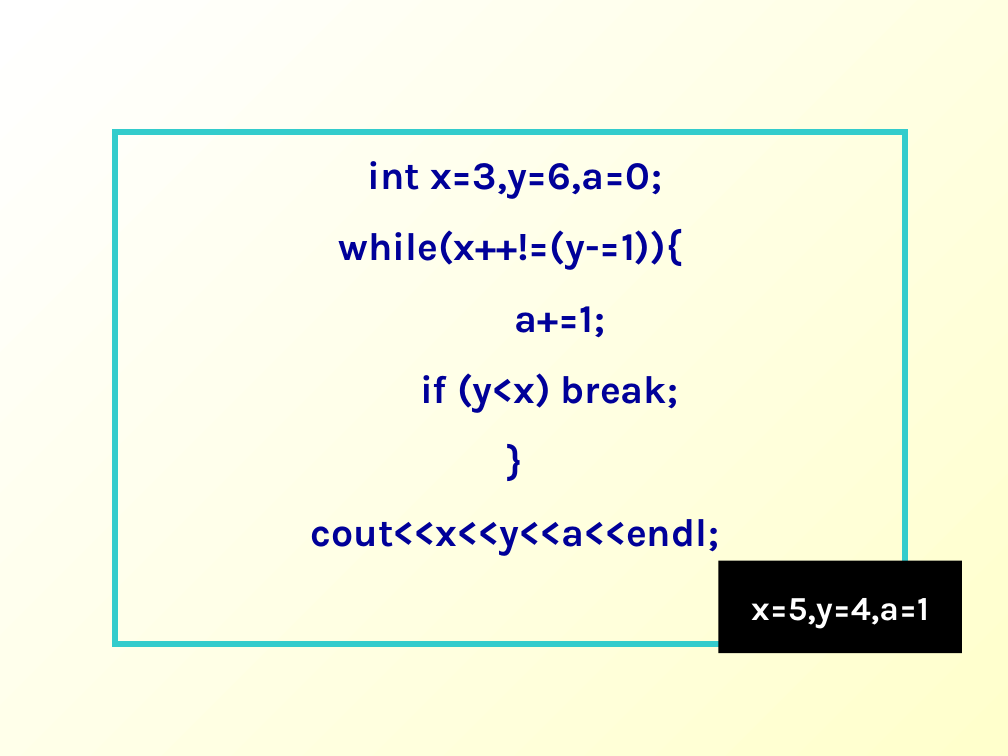
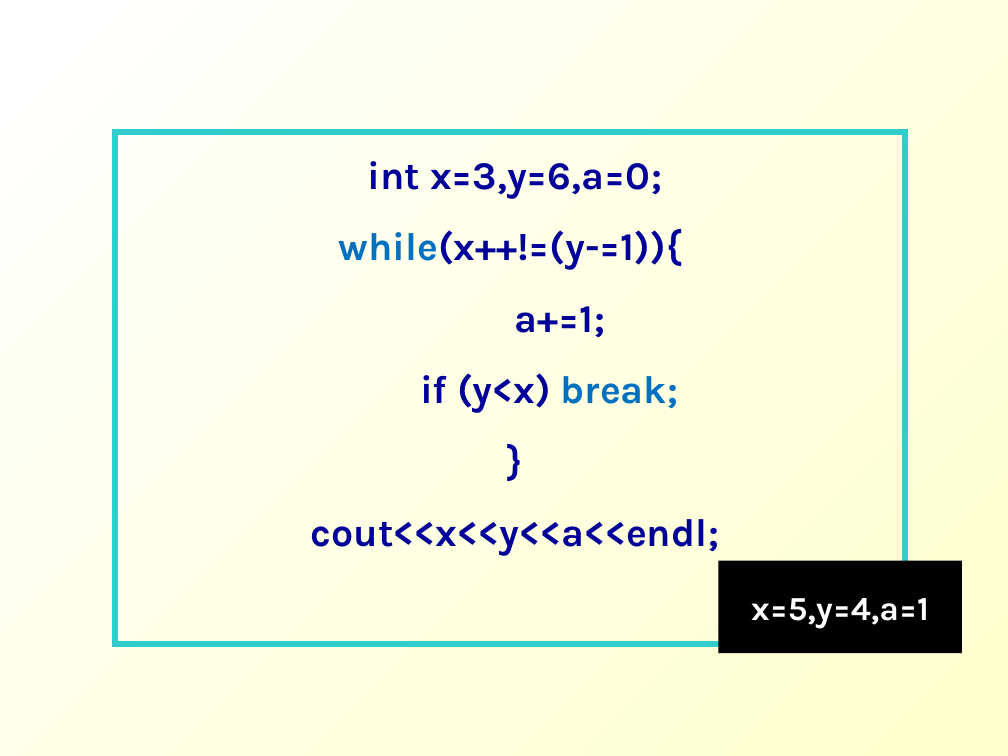
Before and after one commit to Changhe160/Changhe160.github.io, a slide deck: slide 43 of teachingRes/Cplusplus/unit02控制结构.ppt. Drawn at 1008x756 pixels with LibreOffice and Linux fonts; fonts in the diff are those of the drawing. Boxes give left, top, right and bottom in pixels: in the first picture for what was removed or moved away, otherwise in the second. Text is boxed around its words. In the diff, an @@ line names an element or a change of style, - is before the commit and + after.

```diff
--- a/teachingRes/Cplusplus/unit02控制结构.ppt
+++ b/teachingRes/Cplusplus/unit02控制结构.ppt
@@ text in rectangle at [338, 229, 681, 413]: text colour #000099 to #0070C0 in "while(x++!=(y-=1)){", "break;" @@
```
Also in this commit, not shown: 8 other slides changed, 1 slide added, 1 slide removed.
